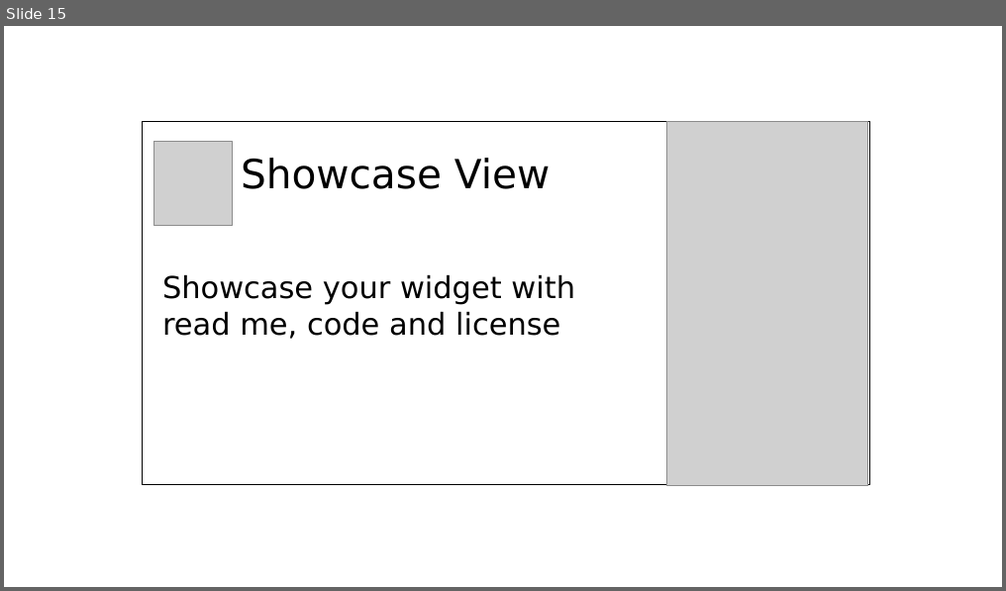
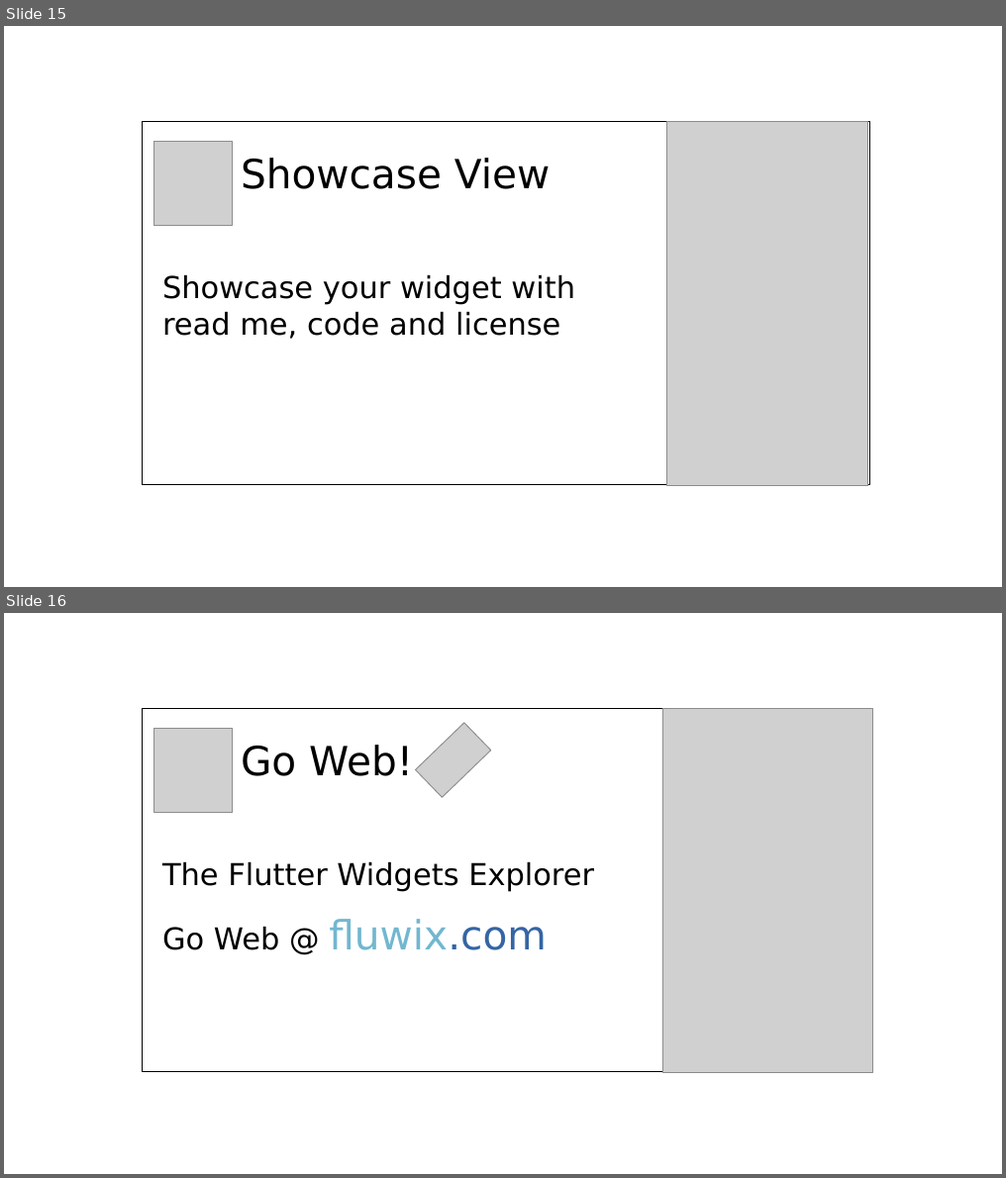
Before and after one commit to limcheekin/fluwix, a slide deck: doc/post-heading-design.odp. Shown one above the other, each under a label of ours: slide 15 before the commit, slides 15 and 16 after it. The pictures are 1006x591 and 1006x1178 pixels, drawn with LibreOffice and Linux fonts; fonts in the diff are those of the drawing; grey boxes stand for pictures. Boxes give left, top, right and bottom in pixels: in the first picture for what was removed or moved away, otherwise in the second. Text is boxed around its words. In the diff, an @@ line names an element or a change of style, - is before the commit and + after.

Commit message:
updated post header for go-web

```diff
--- a/doc/post-heading-design.odp
+++ b/doc/post-heading-design.odp
@@ slide 16 added at (x1=4, y1=613, x2=1002, y2=1174), background #FFFFFF @@
@@ rectangle added at (x1=143, y1=709, x2=869, y2=1072), outline #000000 0 pt @@
@@ picture added at (x1=153, y1=728, x2=233, y2=812) @@
@@ picture added at (x1=416, y1=723, x2=491, y2=797) @@
@@ picture added at (x1=663, y1=708, x2=873, y2=1073) @@
@@ text added at (x1=162, y1=745, x2=594, y2=951), 24 pt, text #000000 @@
+Go Web!
+The Flutter Widgets Explorer
+Go Web @ fluwix.com
```
